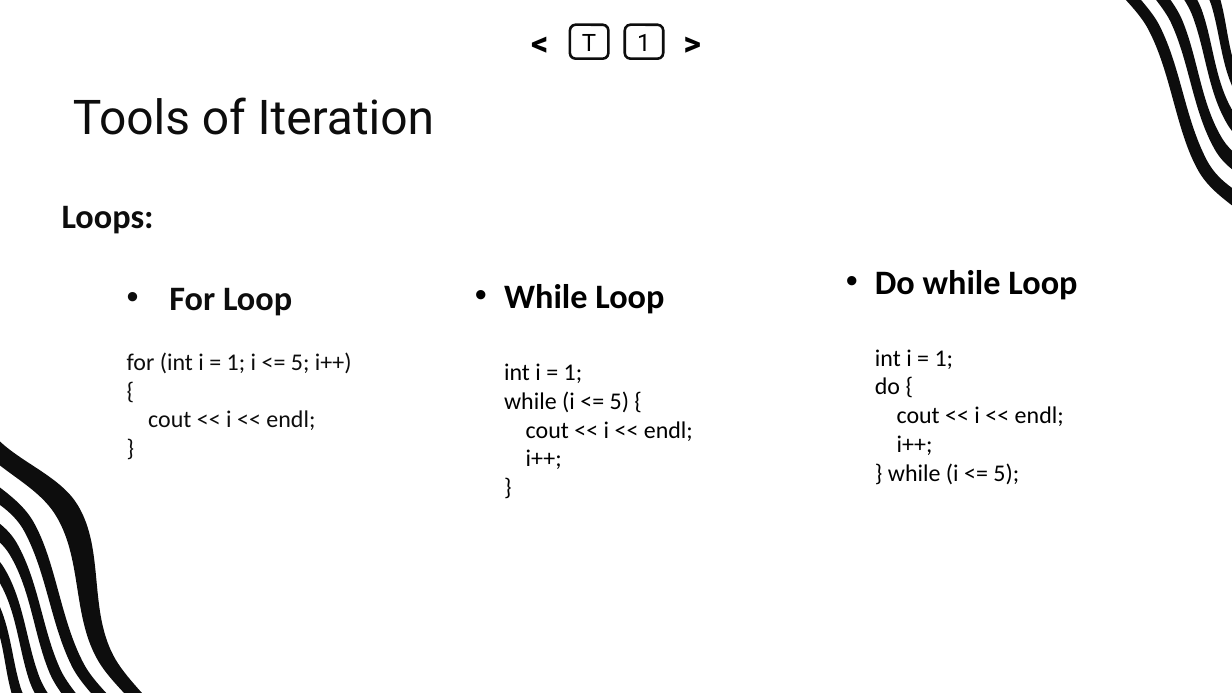
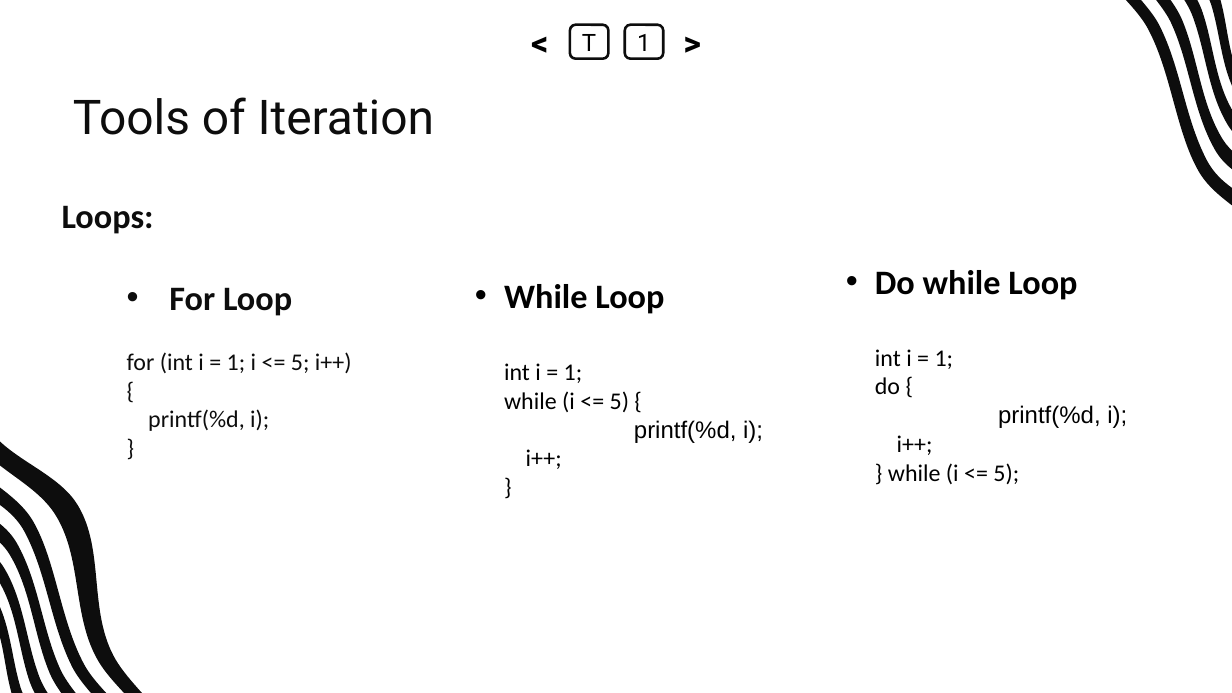
Before and after one commit to abrarhasan3/Data-Structure-Course-Content, a slide deck: slide 5 of Lecture 3/3. Recursion, Iteration, Time Space Trade off.pptx. Drawn at 1232x693 pixels with LibreOffice and Linux fonts; fonts in the diff are those of the drawing. Boxes give left, top, right and bottom in pixels: in the first picture for what was removed or moved away, otherwise in the second. Text is boxed around its words. In the diff, an @@ line names an element or a change of style, - is before the commit and + after.

Commit message:
Recursion

```diff
--- a/Lecture 3/3. Recursion, Iteration, Time Space Trade off.pptx
+++ b/Lecture 3/3. Recursion, Iteration, Time Space Trade off.pptx
@@ text at [148, 409, 269, 431]: text changed @@
-  cout << i << endl;
+  printf(%d, i);
@@ text at [998, 405, 1127, 428]: text changed; font Calibri to Arial @@
-  cout << i << endl;
+  printf(%d, i);
@@ text at [634, 420, 763, 443]: text changed; font Calibri to Arial @@
-  cout << i << endl;
+  printf(%d, i);
```
